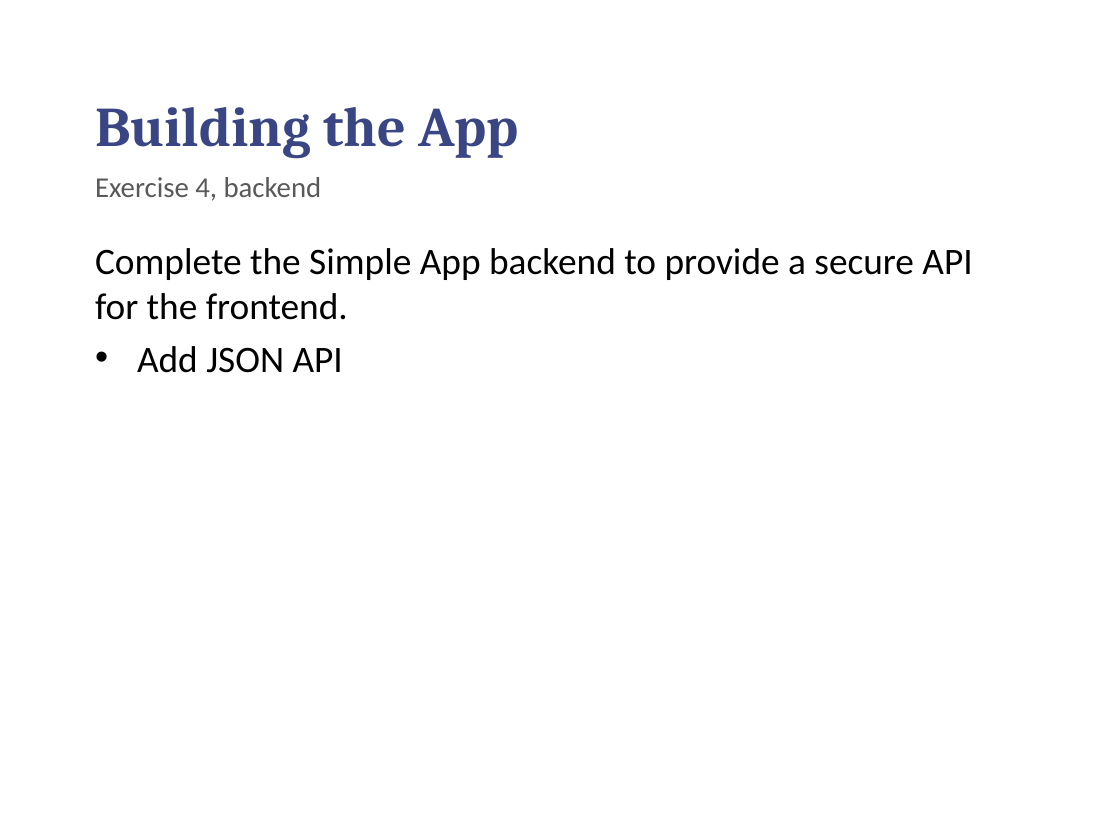
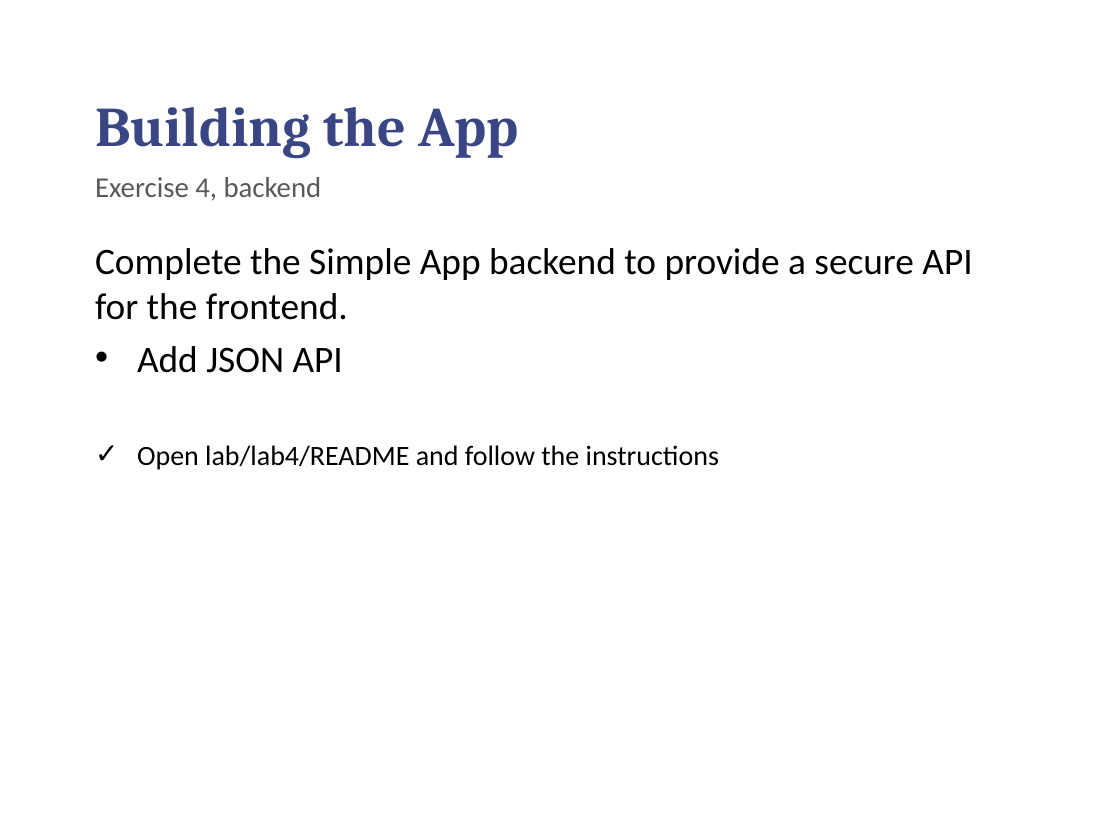
Before and after one commit to chilmers/cadec-healthcare-api-tutorial, a slide deck: slide 22 of Cadec-vårdens-apier.pptx. Drawn at 1120x840 pixels with LibreOffice and Linux fonts; fonts in the diff are those of the drawing; background and template pictures are left out. Boxes give left, top, right and bottom in pixels: in the first picture for what was removed or moved away, otherwise in the second. Text is boxed around its words. In the diff, an @@ line names an element or a change of style, - is before the commit and + after.

```diff
--- a/Cadec-vårdens-apier.pptx
+++ b/Cadec-vårdens-apier.pptx
@@ text at bbox=[137, 445, 719, 470]: paragraph added @@
+✓ Open lab/lab4/README and follow the instructions
```
Also in this commit, not shown: 12 other slides changed.
